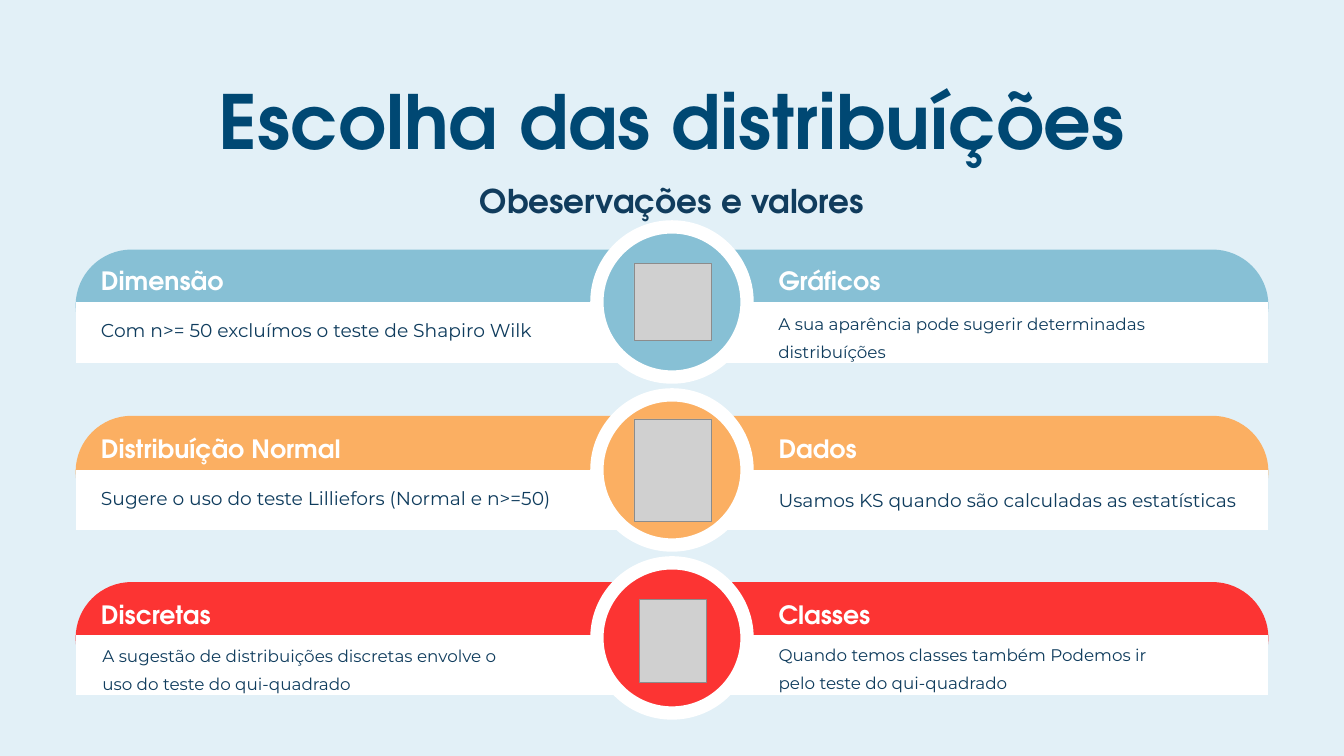
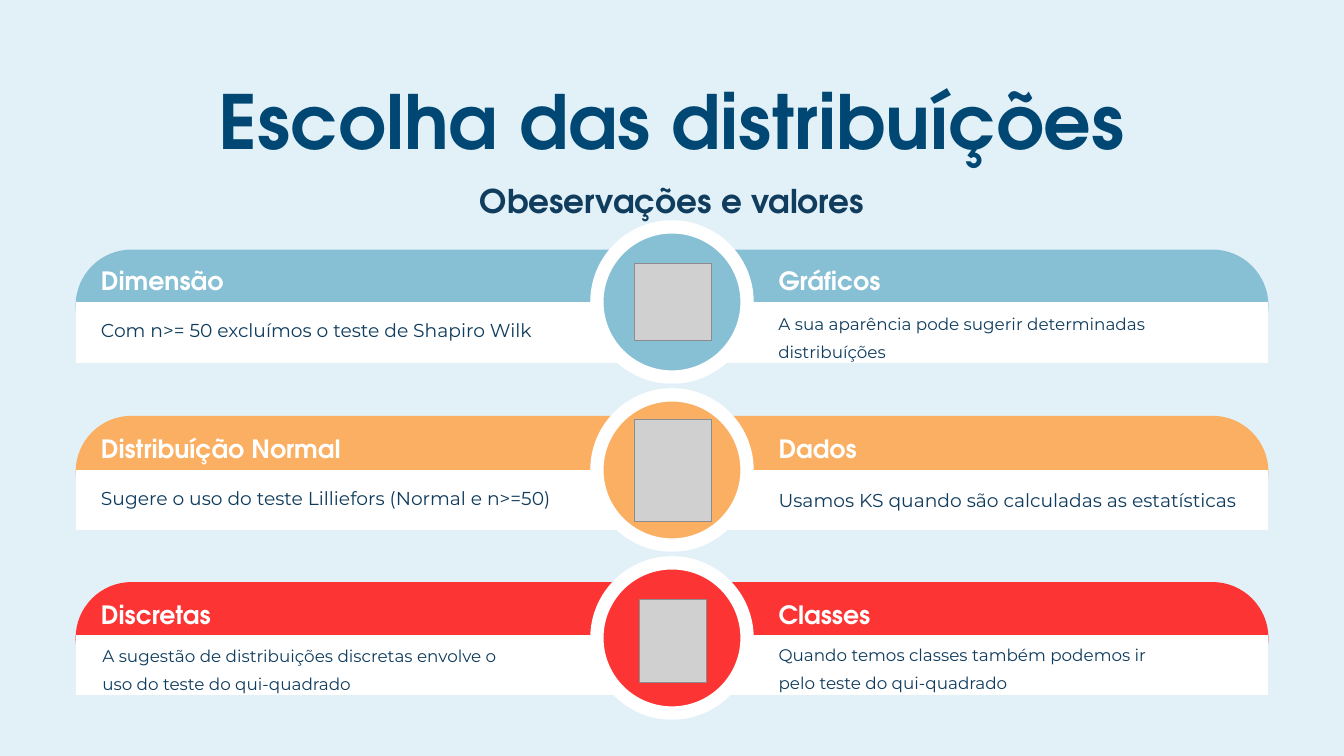
Before and after one commit to 202100067LucasAlmeida/ME-Project-24-25, a slide deck: slide 2 of fase3_apresentação.pptx. Drawn at 1344x756 pixels with LibreOffice and Linux fonts; fonts in the diff are those of the drawing; grey boxes stand for pictures. Boxes give left, top, right and bottom in pixels: in the first picture for what was removed or moved away, otherwise in the second. Text is boxed around its words. In the diff, an @@ line names an element or a change of style, - is before the commit and + after.

```diff
--- a/fase3_apresentação.pptx
+++ b/fase3_apresentação.pptx
@@ text at (779,648,1146,693): text changed @@
-Quando temos classes também Podemos ir pelo teste do qui-quadrado
+Quando temos classes também podemos ir pelo teste do qui-quadrado
```
Also in this commit, not shown: 3 other slides changed, 1 other file.
